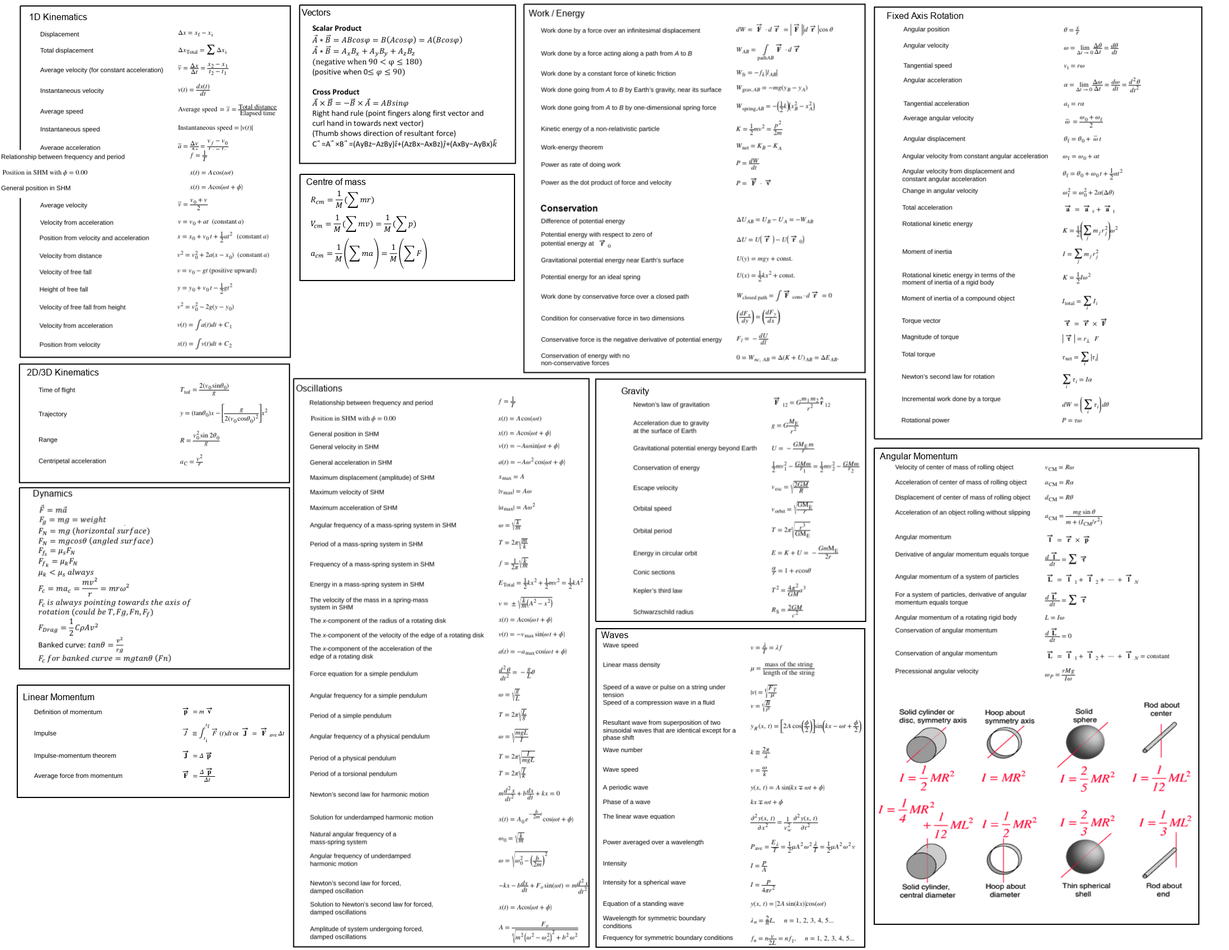
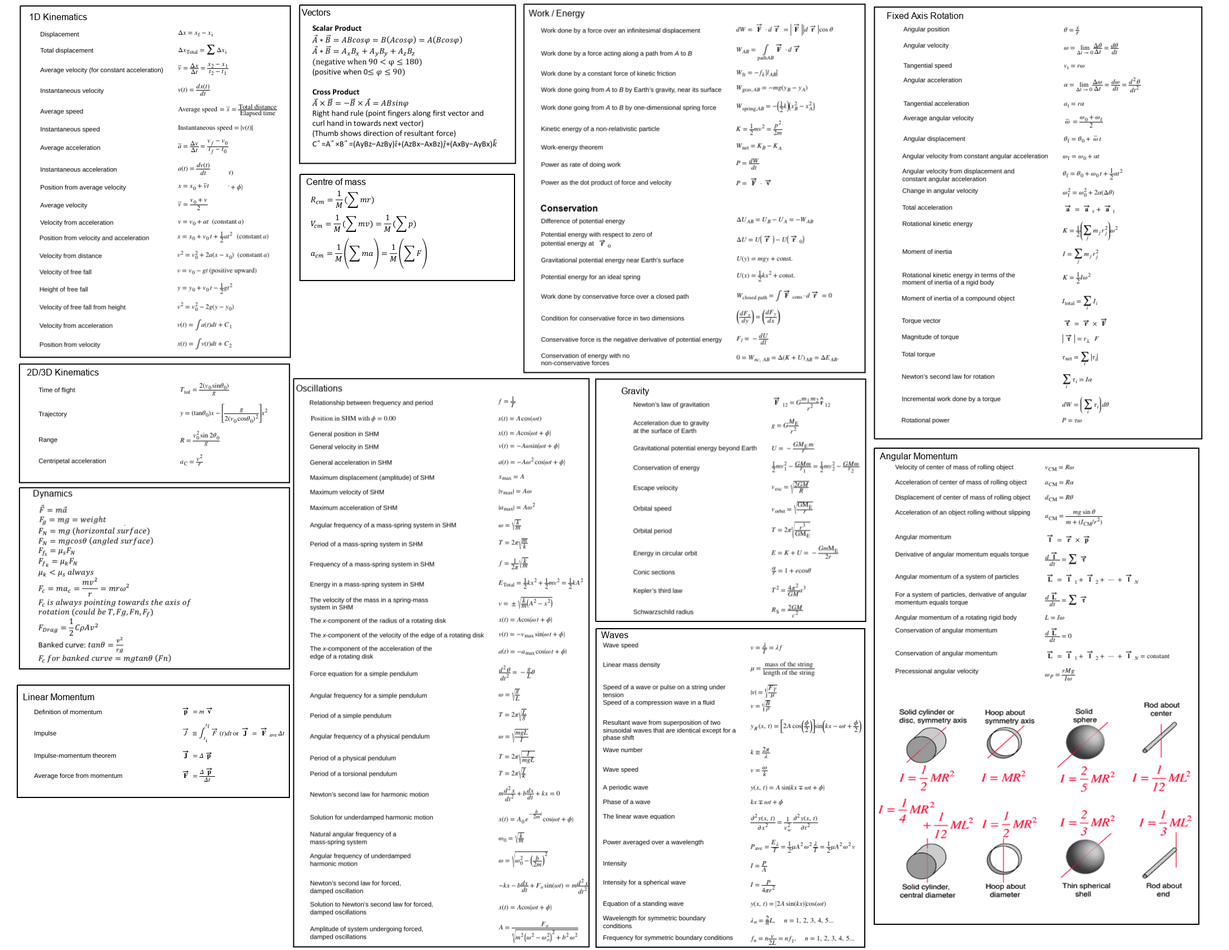
Layered file, before and after one edit (1229 × 950). Changes by layer:
painted on "Gravity" over 0, 149, 229, 199
